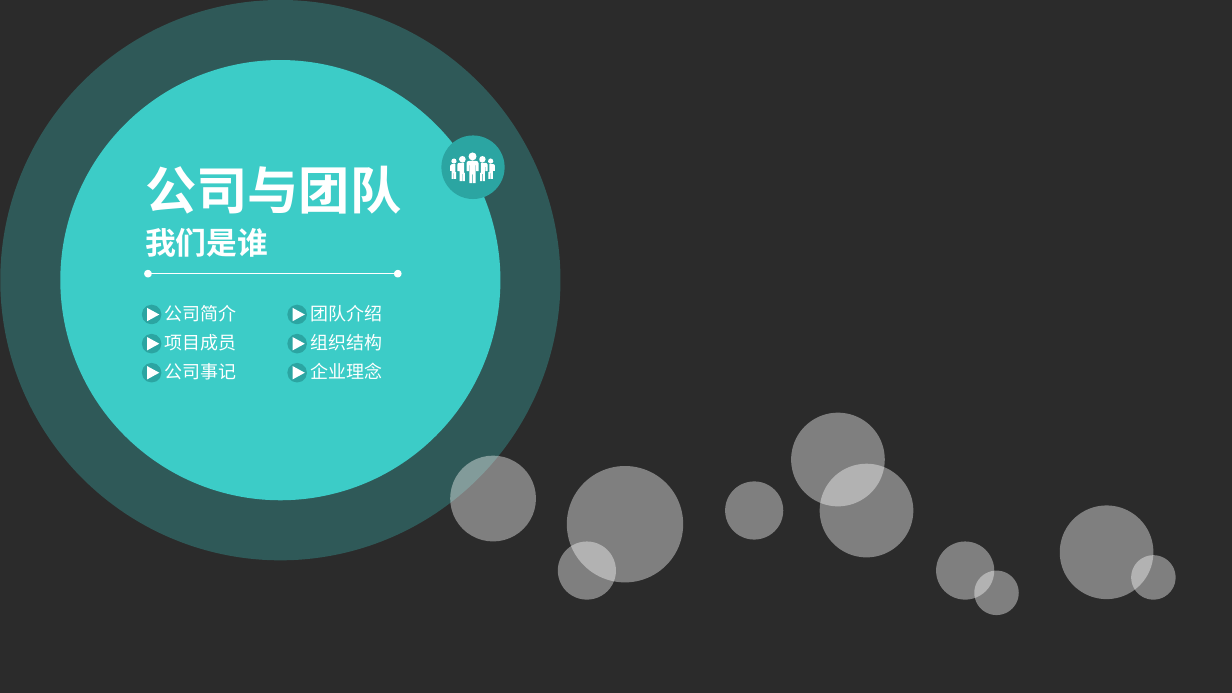
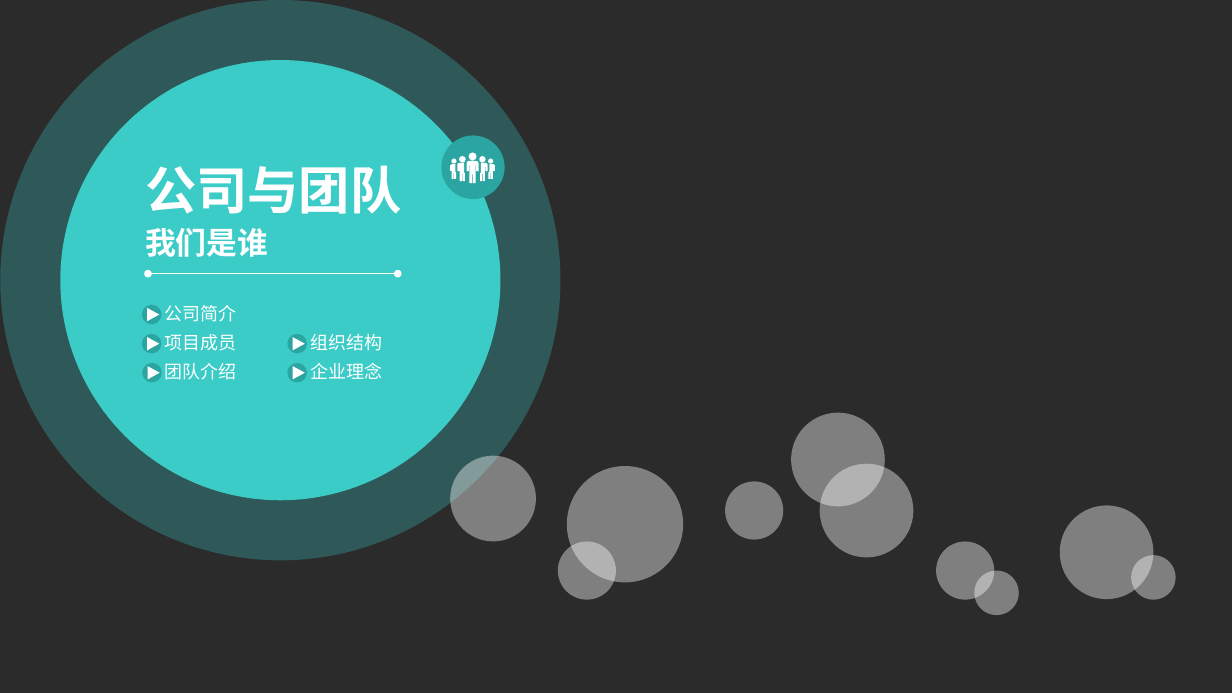
Before and after one commit to alucard263096/BP, a slide deck: slide 28 of 云易创云开发平台商业计划书.pptx (slide 31 before the commit). Drawn at 1232x693 pixels with LibreOffice and Linux fonts; fonts in the diff are those of the drawing; background and template pictures are left out; a plain dark background stands for a picture behind light text. Boxes give left, top, right and bottom in pixels: in the first picture for what was removed or moved away, otherwise in the second. Text is boxed around its words. In the diff, an @@ line names an element or a change of style, - is before the commit and + after.

```diff
--- a/云易创云开发平台商业计划书.pptx
+++ b/云易创云开发平台商业计划书.pptx
@@ ellipse removed at (288,306,305,322) @@
@@ triangle removed at (292,308,304,321) @@
@@ text "团队介绍": place and size @@
-text "团队介绍" at (310,305,382,322)
+text "团队介绍" at (165,363,237,380)
@@ text removed at (165,363,237,380) @@
-  公司事记
```
Also in this commit, not shown: 25 other slides changed, 2 slides added, 8 slides removed, 1 other file.
